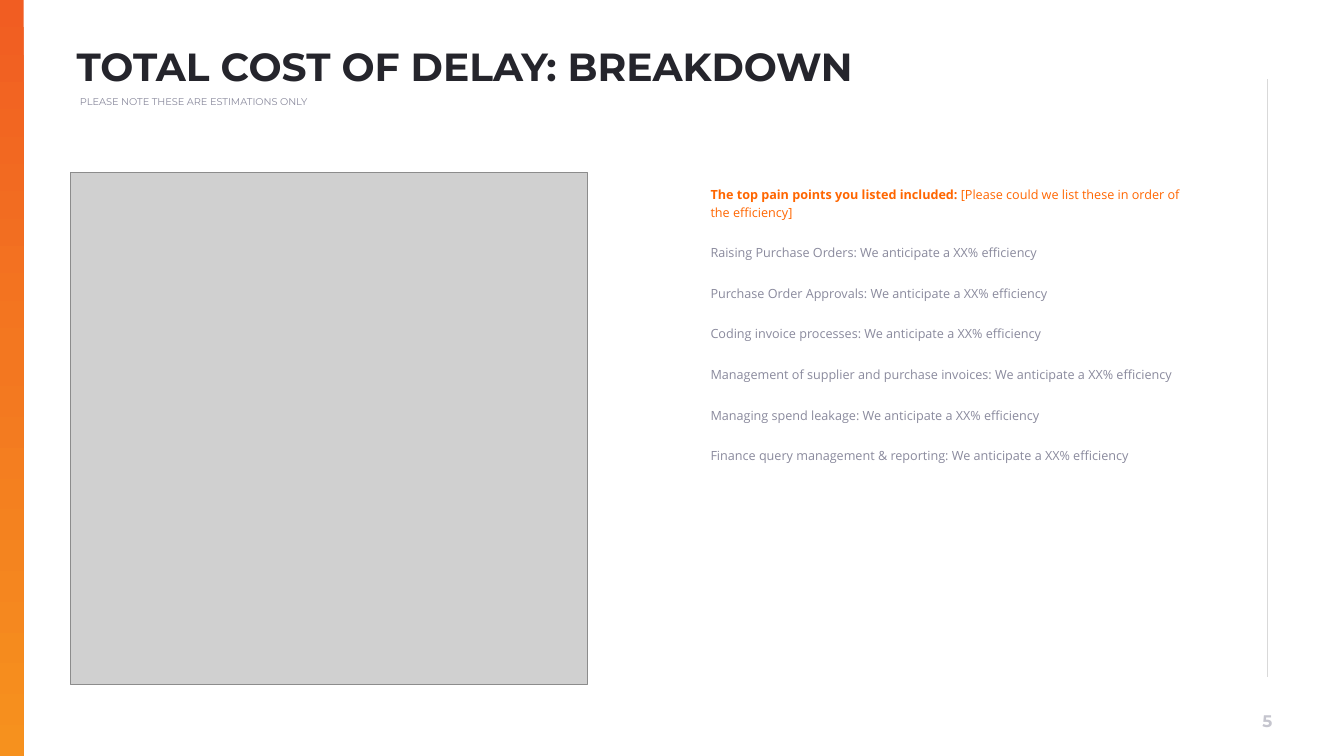
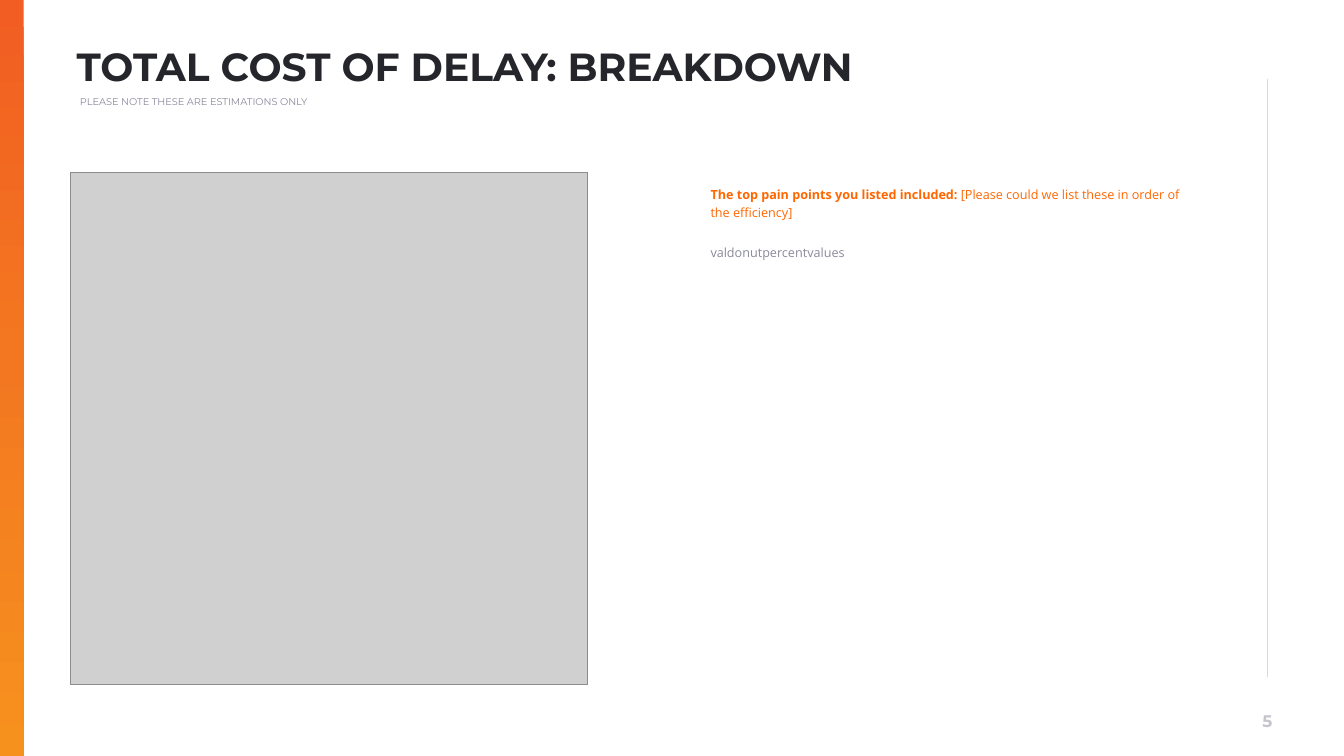
Before and after one commit to muratozdemirpiblo/ppt-api, a slide deck: slide 5 of sales.pptx. Drawn at 1344x756 pixels with LibreOffice and Linux fonts; fonts in the diff are those of the drawing; grey boxes stand for pictures; background and template pictures are left out. Boxes give left, top, right and bottom in pixels: in the first picture for what was removed or moved away, otherwise in the second. Text is boxed around its words. In the diff, an @@ line names an element or a change of style, - is before the commit and + after.

```diff
--- a/sales.pptx
+++ b/sales.pptx
@@ text at <box>711,247,845,260</box>: text changed @@
-Raising Purchase Orders: We anticipate a XX% efficiency
-Purchase Order Approvals: We anticipate a XX% efficiency
-Coding invoice processes: We anticipate a XX% efficiency
-Management of supplier and purchase invoices: We anticipate a XX% efficiency
-Managing spend leakage: We anticipate a XX% efficiency
-Finance query management & reporting: We anticipate a XX% efficiency
+valdonutpercentvalues
```
Also in this commit, not shown: 2 other files.
